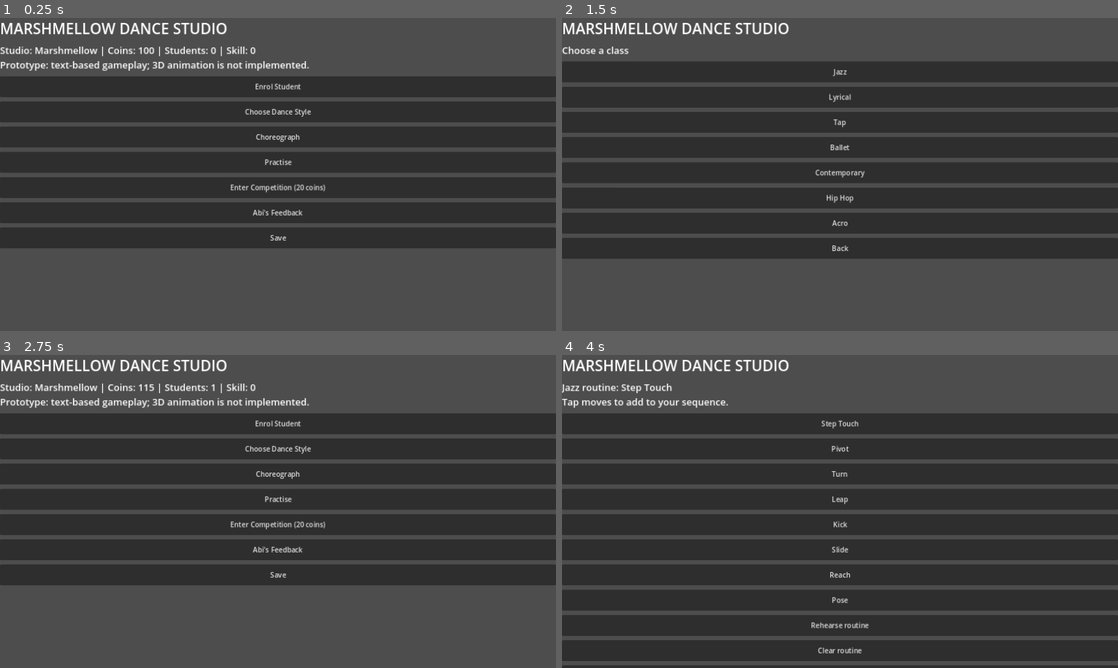
Above: before the commit, frames 1-4 (two rows, left to right).
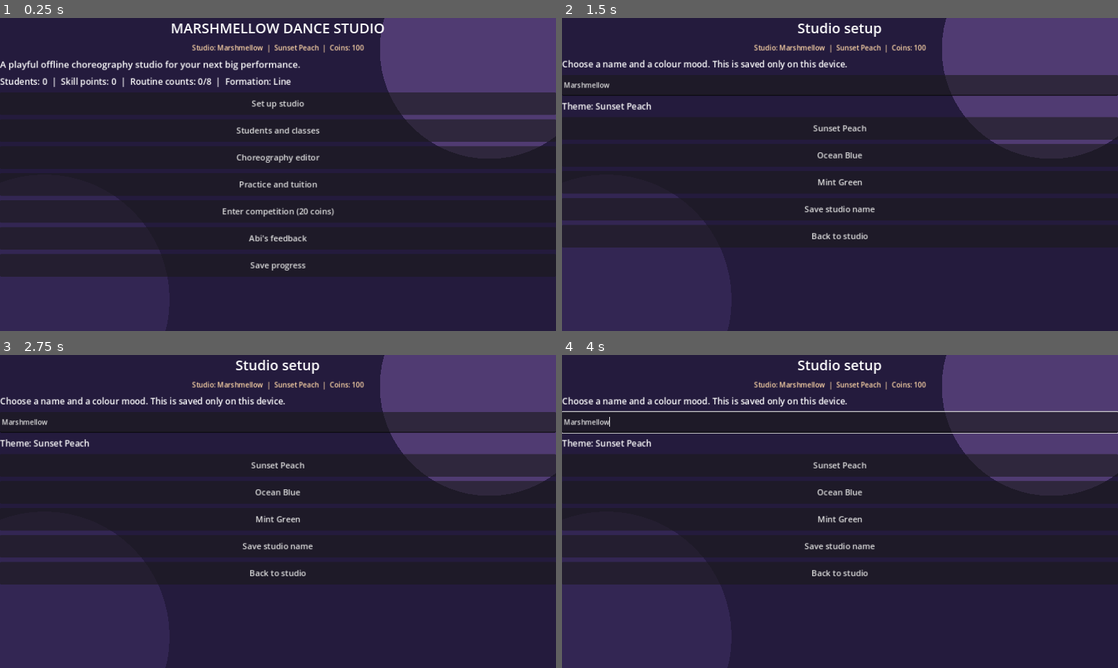
Above: after the commit, the same moments.

Repository: carporium/marshmellow-dance-studio
Game: Godot game, scene res://main.tscn
Same seed, same stepped clock (60 frames per second), same inputs: the game is played once before the commit and once after it.
Inputs (mouse positions are in pixels of both pictures, inside the frame that each line leads up to):
- Up to frame 1 (0.25 s): no input
- Up to frame 2 (1.5 s): click (840, 86) at 0.5 s, where only the run before the commit has a clickable "Enrol Student"; click (840, 102) at 1.25 s, where only the run after the commit has a clickable "Set up studio"
- Up to frame 3 (2.75 s): click (278, 408) at 2 s, where only the run before the commit has a clickable "Jazz"
- Up to frame 4 (4 s): click (840, 464) at 2.75 s, where only the run after the commit has a clickable "Sunset Peach"; click (840, 423) at 3.5 s, where only the run before the commit has a clickable "Step Touch"

The runs differ from the first frame. In frame 1, 58% of the frame differs, in the area x 0-100%, y 0-100%; in frame 2, 54%; in frame 3, 58%; in frame 4, 43%.

Commit message:
Build first playable Android vertical slice
Add the offline studio, student, choreography, competition, and feedback loop with an Android debug APK workflow.

Co-authored-by: Copilot <223556219+Copilot@users.noreply.github.com>

Diff:
--- a/main.gd
+++ b/main.gd
@@ -1,129 +1,311 @@
 extends Control
 
-const DISCIPLINES = ["Jazz", "Lyrical", "Tap", "Ballet", "Contemporary", "Hip Hop", "Acro"]
-const MOVES = ["Step Touch", "Pivot", "Turn", "Leap", "Kick", "Slide", "Reach", "Pose"]
-const SAVE_PATH = "user://studio.json"
-var studio_name = "Marshmellow"
-var coins = 100
+const DISCIPLINES := ["Jazz", "Lyrical", "Tap", "Ballet", "Contemporary", "Hip Hop", "Acro"]
+const MOVES := [
+	"Step Touch", "Pivot Turn", "Jazz Square", "Grand Jete",
+	"Kick Ball Change", "Chasse", "Reach and Pose", "Body Roll"
+]
+const FORMATIONS := ["Line", "Triangle", "Diamond", "V Formation"]
+const SAVE_PATH := "user://studio.json"
+
+var studio_name := "Marshmellow"
+var theme_name := "Sunset Peach"
+var coins := 100
 var students: Array = []
-var discipline = "Jazz"
+var discipline := "Jazz"
 var routine: Array = []
-var skills = 0
-var feedback = ""
-var output: Label
+var formation := "Line"
+var skills := 0
+var company_unlocked := false
+var competition_result := ""
+var feedback_rating := 0
+var feedback_liked := ""
+var feedback_confusing := ""
+var feedback_next := ""
+
 var root: VBoxContainer
+var status: Label
+var content: VBoxContainer
 
 func _ready() -> void:
 	load_game()
 	show_home()
-
-func clear_screen() -> void:
+	queue_redraw()
+
+func _draw() -> void:
+	var size := get_viewport_rect().size
+	draw_rect(Rect2(Vector2.ZERO, size), Color("#241b3d"))
+	draw_circle(Vector2(size.x * 0.88, size.y * 0.1), size.y * 0.35, Color("#503b72"))
+	draw_circle(Vector2(size.x * 0.08, size.y * 0.9), size.y * 0.4, Color("#332653"))
+
+func clear_screen(title: String) -> void:
 	for child in get_children():
-		remove_child(child)
 		child.queue_free()
 	root = VBoxContainer.new()
 	root.set_anchors_and_offsets_preset(Control.PRESET_FULL_RECT)
-	root.add_theme_constant_override("separation", 10)
+	root.add_theme_constant_override("separation", 12)
+	root.add_theme_constant_override("margin_left", 32)
+	root.add_theme_constant_override("margin_right", 32)
+	root.add_theme_constant_override("margin_top", 24)
+	root.add_theme_constant_override("margin_bottom", 24)
 	add_child(root)
-	var title = Label.new()
-	title.text = "MARSHMELLOW DANCE STUDIO"
-	title.add_theme_font_size_override("font_size", 34)
-	root.add_child(title)
-	output = Label.new()
-	output.add_theme_font_size_override("font_size", 22)
-	root.add_child(output)
-
-func btn(label: String, action: Callable) -> void:
-	var b = Button.new()
-	b.text = label
-	b.custom_minimum_size = Vector2(0, 48)
-	b.pressed.connect(action)
-	root.add_child(b)
+
+	var heading := Label.new()
+	heading.text = title
+	heading.horizontal_alignment = HORIZONTAL_ALIGNMENT_CENTER
+	heading.add_theme_font_size_override("font_size", 32)
+	root.add_child(heading)
+
+	status = Label.new()
+	status.text = "Studio: %s  |  %s  |  Coins: %d" % [studio_name, theme_name, coins]
+	status.horizontal_alignment = HORIZONTAL_ALIGNMENT_CENTER
+	status.add_theme_color_override("font_color", Color("#ffd7a8"))
+	root.add_child(status)
+
+	content = VBoxContainer.new()
+	content.add_theme_constant_override("separation", 10)
+	root.add_child(content)
+
+func add_text(text: String, size := 20) -> void:
+	var label := Label.new()
+	label.text = text
+	label.autowrap_mode = TextServer.AUTOWRAP_WORD_SMART
+	label.add_theme_font_size_override("font_size", size)
+	content.add_child(label)
+
+func add_button(label: String, action: Callable) -> void:
+	var button := Button.new()
+	button.text = label
+	button.custom_minimum_size = Vector2(0, 52)
+	button.add_theme_font_size_override("font_size", 19)
+	button.pressed.connect(action)
+	content.add_child(button)
+
+func add_back() -> void:
+	add_button("Back to studio", show_home)
 
 func show_home() -> void:
-	clear_screen()
-	output.text = "Studio: %s | Coins: %d | Students: %d | Skill: %d\nPrototype: text-based gameplay; 3D animation is not implemented." % [studio_name, coins, students.size(), skills]
-	btn("Enrol Student", enrol)
-	btn("Choose Dance Style", choose_style)
-	btn("Choreograph", show_choreo)
-	btn("Practise", practise)
-	btn("Enter Competition (20 coins)", compete)
-	btn("Abi's Feedback", show_feedback)
-	btn("Save", save_game)
-
-func enrol() -> void:
-	students.append("Dancer %d" % (students.size() + 1))
+	clear_screen("MARSHMELLOW DANCE STUDIO")
+	add_text("A playful offline choreography studio for your next big performance.", 21)
+	add_text("Students: %d  |  Skill points: %d  |  Routine counts: %d/8  |  Formation: %s" %
+		[students.size(), skills, routine.size(), formation])
+	if company_unlocked:
+		add_text("COMPANY UNLOCKED — your top dancers can now perform at the advanced level!", 18)
+	if not competition_result.is_empty():
+		add_text(competition_result, 18)
+	add_button("Set up studio", show_setup)
+	add_button("Students and classes", show_students)
+	add_button("Choreography editor", show_choreo)
+	add_button("Practice and tuition", practise)
+	add_button("Enter competition (20 coins)", compete)
+	add_button("Abi's feedback", show_feedback)
+	add_button("Save progress", save_and_confirm)
+
+func show_setup() -> void:
+	clear_screen("Studio setup")
+	add_text("Choose a name and a colour mood. This is saved only on this device.")
+	var name_entry := LineEdit.new()
+	name_entry.placeholder_text = "Studio name"
+	name_entry.text = studio_name
+	name_entry.custom_minimum_size = Vector2(0, 48)
+	content.add_child(name_entry)
+	add_text("Theme: %s" % theme_name)
+	for choice in ["Sunset Peach", "Ocean Blue", "Mint Green"]:
+		add_button(choice, func(): _set_theme(choice))
+	add_button("Save studio name", func(): _set_name(name_entry.text))
+	add_back()
+
+func _set_name(value: String) -> void:
+	if not value.strip_edges().is_empty():
+		studio_name = value.strip_edges()
+	save_game()
+	show_home()
+
+func _set_theme(value: String) -> void:
+	theme_name = value
+	save_game()
+	show_setup()
+
+func show_students() -> void:
+	clear_screen("Students and classes")
+	add_text("Discipline: %s" % discipline)
+	for student in students:
+		add_text("%s — %s | skill %d" % [student["name"], student["class"], student["skill"]], 18)
+	if students.is_empty():
+		add_text("No students yet. Enrol three dancers to start your first class.")
+	if students.size() < 3:
+		add_button("Enrol named student %d" % (students.size() + 1), enrol_student)
+	for style in DISCIPLINES:
+		add_button("Choose %s class" % style, func(): _set_discipline(style))
+	add_back()
+
+func enrol_student() -> void:
+	var names := ["Maya", "Abi", "Jordan"]
+	var index := students.size()
+	students.append({"name": names[index], "class": discipline, "skill": 1})
 	coins += 15
 	save_game()
-	show_home()
-
-func choose_style() -> void:
-	clear_screen()
-	output.text = "Choose a class"
-	for style in DISCIPLINES:
-		btn(style, func(): discipline = style; save_game(); show_home())
-	btn("Back", show_home)
+	show_students()
+
+func _set_discipline(value: String) -> void:
+	discipline = value
+	save_game()
+	show_students()
 
 func show_choreo() -> void:
-	clear_screen()
-	output.text = "%s routine: %s\nTap moves to add to your sequence." % [discipline, ", ".join(routine)]
+	clear_screen("Choreography editor — demo moves")
+	add_text("Build an 8-count phrase. The full production library is planned; these 8 are distinct demo moves.")
+	add_text("Timeline: 00:00 / 02:00  |  8-count phrase: %d/8" % routine.size())
+	add_text("Formation: %s (tap a formation to change it)" % formation)
 	for move in MOVES:
-		btn(move, func(): routine.append(move); save_game(); show_choreo())
-	btn("Rehearse routine", rehearse)
-	btn("Clear routine", func(): routine.clear(); save_game(); show_choreo())
-	btn("Back", show_home)
+		var marker := " ✓" if move in routine else ""
+		add_button("%s%s" % [move, marker], func(): _toggle_move(move))
+	add_text("Stage formations", 18)
+	for option in FORMATIONS:
+		add_button(option, func(): _set_formation(option))
+	add_button("Play rehearsal", rehearse)
+	add_button("Replay performance", rehearse)
+	add_button("Clear 8-count phrase", clear_routine)
+	add_back()
+
+func _toggle_move(move: String) -> void:
+	if move in routine:
+		routine.erase(move)
+	elif routine.size() < 8:
+		routine.append(move)
+	save_game()
+	show_choreo()
+
+func _set_formation(value: String) -> void:
+	formation = value
+	save_game()
+	show_choreo()
+
+func clear_routine() -> void:
+	routine.clear()
+	save_game()
+	show_choreo()
 
 func rehearse() -> void:
-	output.text = "Rehearsal (sequence preview only):\n" + " → ".join(routine)
+	clear_screen("Rehearsal stage")
+	add_text("STAGE FLOOR  •  %s formation  •  00:00 — 02:00" % formation, 22)
+	add_text("●     ●     ●\n\n     ◇ STUDIO LIGHTS ◇\n\n" +
+		("  →  ".join(routine) if not routine.is_empty() else "Add demo moves in the choreography editor."))
+	add_text("Demo playback uses labelled move beats. Full animated 3D dancers and licensed music are production milestones.")
+	add_button("Replay performance", rehearse)
+	add_back()
 
 func practise() -> void:
+	clear_screen("Practice and tuition")
 	if students.is_empty():
-		output.text = "Enrol a student first!"
+		add_text("Enrol a student before practice.")
+		add_back()
 		return
+	for student in students:
+		student["skill"] = int(student["skill"]) + 1
 	skills += 1
-	coins += 10
-	save_game()
-	show_home()
+	coins += students.size() * 10
+	save_game()
+	add_text("Great work! Every student gained a skill point.")
+	add_text("Tuition earned: %d coins" % (students.size() * 10))
+	add_button("Practice again", practise)
+	add_back()
 
 func compete() -> void:
-	if coins < 20 or routine.is_empty() or students.is_empty():
-		output.text = "Need 20 coins, a student and a routine."
+	if students.size() < 3 or routine.size() < 8 or coins < 20:
+		clear_screen("Competition")
+		add_text("Before entering, enrol 3 students, complete all 8 counts, and have 20 coins.")
+		add_back()
 		return
 	coins -= 20
-	var score = mini(100, 30 + skills * 5 + routine.size() * 2)
-	if score >= 60:
-		coins += 50
+	var score := mini(100, 45 + skills * 3 + routine.size() + students.size() * 2)
+	var prize := 50 if score >= 65 else 15
+	coins += prize
+	company_unlocked = company_unlocked or score >= 75
+	competition_result = "Competition: %d/100  |  Place: %s  |  Prize: %d coins" % [
+		score, "Gold" if score >= 75 else ("Silver" if score >= 60 else "Bronze"), prize]
 	save_game()
 	show_home()
-	output.text += "\nCompetition score: %d/100. %s" % [score, "Prize: 50 coins!" if score >= 60 else "Keep practising!"]
 
 func show_feedback() -> void:
-	clear_screen()
-	output.text = "Abi, what should we improve?"
-	var entry = TextEdit.new()
-	entry.custom_minimum_size = Vector2(0, 180)
-	entry.text = feedback
-	root.add_child(entry)
-	btn("Save Feedback", func(): feedback = entry.text; save_game(); show_home())
-	btn("Back", show_home)
+	clear_screen("Abi's feedback")
+	add_text("Nothing is uploaded. Feedback stays local until a parent chooses to share it.")
+	add_text("How much did you enjoy it? %s" % ("★".repeat(feedback_rating) if feedback_rating > 0 else "Not rated"))
+	for rating in range(1, 6):
+		add_button("%d / 5" % rating, func(): _set_rating(rating))
+	var liked := LineEdit.new()
+	liked.placeholder_text = "What did you like?"
+	liked.text = feedback_liked
+	content.add_child(liked)
+	var confusing := LineEdit.new()
+	confusing.placeholder_text = "What was confusing?"
+	confusing.text = feedback_confusing
+	content.add_child(confusing)
+	var next := LineEdit.new()
+	next.placeholder_text = "What should we add next?"
+	next.text = feedback_next
+	content.add_child(next)
+	add_button("Save feedback", func(): _save_feedback(liked.text, confusing.text, next.text))
+	add_button("Share with parent (copy text)", func(): share_feedback())
+	add_back()
+
+func _set_rating(value: int) -> void:
+	feedback_rating = value
+	show_feedback()
+
+func _save_feedback(liked: String, confusing: String, next: String) -> void:
+	feedback_liked = liked
+	feedback_confusing = confusing
+	feedback_next = next
+	save_game()
+	show_home()
+
+func share_feedback() -> void:
+	var text := "Marshmellow Dance Studio feedback\nEnjoyment: %d/5\nLiked: %s\nConfusing: %s\nNext: %s" % [
+		feedback_rating, feedback_liked, feedback_confusing, feedback_next]
+	DisplayServer.clipboard_set(text)
+	clear_screen("Feedback ready to share")
+	add_text("Feedback copied to the device clipboard. A parent can paste it into a message.")
+	add_text("The prototype does not upload data or require an account.")
+	add_back()
+
+func save_and_confirm() -> void:
+	save_game()
+	clear_screen("Progress saved")
+	add_text("Your studio is saved offline on this device.")
+	add_back()
 
 func save_game() -> void:
-	var data = {"studio_name": studio_name, "coins": coins, "students": students, "discipline": discipline, "routine": routine, "skills": skills, "feedback": feedback}
-	var f = FileAccess.open(SAVE_PATH, FileAccess.WRITE)
-	if f:
-		f.store_string(JSON.stringify(data))
+	var data := {
+		"studio_name": studio_name, "theme_name": theme_name, "coins": coins,
+		"students": students, "discipline": discipline, "routine": routine,
+		"formation": formation, "skills": skills, "company_unlocked": company_unlocked,
+		"competition_result": competition_result, "feedback_rating": feedback_rating,
+		"feedback_liked": feedback_liked, "feedback_confusing": feedback_confusing,
+		"feedback_next": feedback_next
+	}
+	var file := FileAccess.open(SAVE_PATH, FileAccess.WRITE)
+	if file:
+		file.store_string(JSON.stringify(data))
 
 func load_game() -> void:
 	if not FileAccess.file_exists(SAVE_PATH):
 		return
-	var f = FileAccess.open(SAVE_PATH, FileAccess.READ)
-	var data = JSON.parse_string(f.get_as_text())
+	var file := FileAccess.open(SAVE_PATH, FileAccess.READ)
+	var data = JSON.parse_string(file.get_as_text())
 	if typeof(data) != TYPE_DICTIONARY:
 		return
 	studio_name = str(data.get("studio_name", studio_name))
+	theme_name = str(data.get("theme_name", theme_name))
 	coins = int(data.get("coins", coins))
-	students = data.get("students", [])
+	students = data.get("students", students)
 	discipline = str(data.get("discipline", discipline))
-	routine = data.get("routine", [])
+	routine = data.get("routine", routine)
+	formation = str(data.get("formation", formation))
 	skills = int(data.get("skills", skills))
-	feedback = str(data.get("feedback", feedback))
+	company_unlocked = bool(data.get("company_unlocked", company_unlocked))
+	competition_result = str(data.get("competition_result", competition_result))
+	feedback_rating = int(data.get("feedback_rating", feedback_rating))
+	feedback_liked = str(data.get("feedback_liked", feedback_liked))
+	feedback_confusing = str(data.get("feedback_confusing", feedback_confusing))
+	feedback_next = str(data.get("feedback_next", feedback_next))
--- a/project.godot
+++ b/project.godot
@@ -1,4 +1,4 @@
-; Engine configuration for Marshmellow Dance Studio prototype
+; Engine configuration for Marshmellow Dance Studio vertical slice
 config_version=5
 
 [application]
@@ -9,6 +9,7 @@
 window/size/viewport_width=1280
 window/size/viewport_height=720
 window/stretch/mode="canvas_items"
+window/handheld/orientation=0
 
 [rendering]
 renderer/rendering_method="gl_compatibility"
Not shown, added: export_presets.cfg
